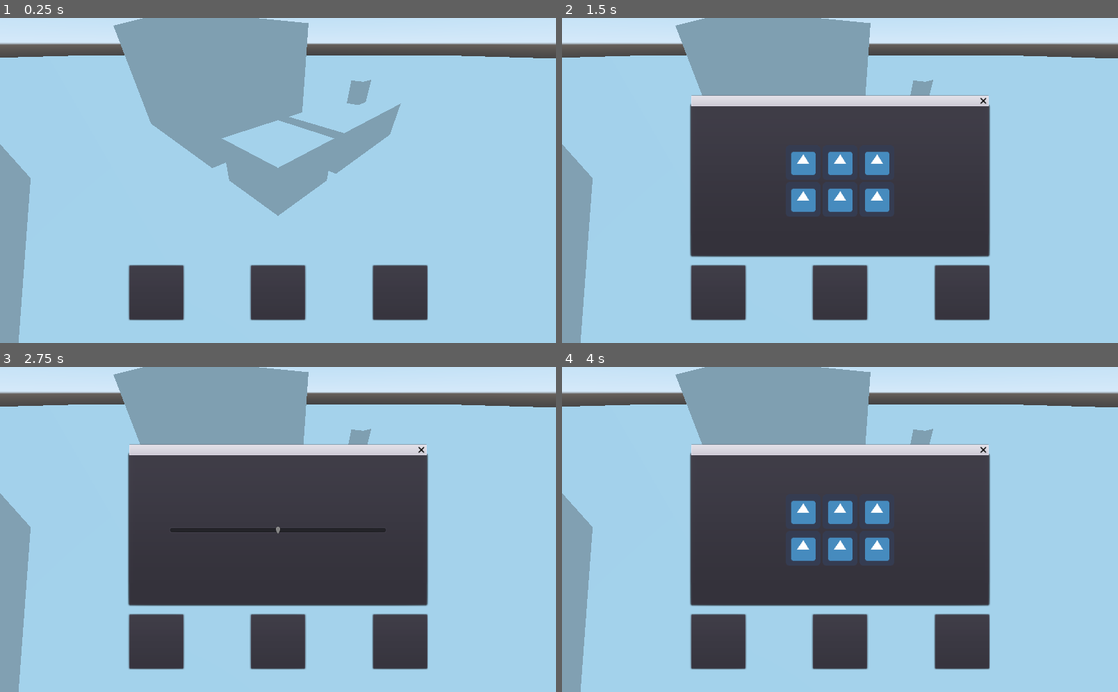
Above: before the commit, frames 1-4 (two rows, left to right).
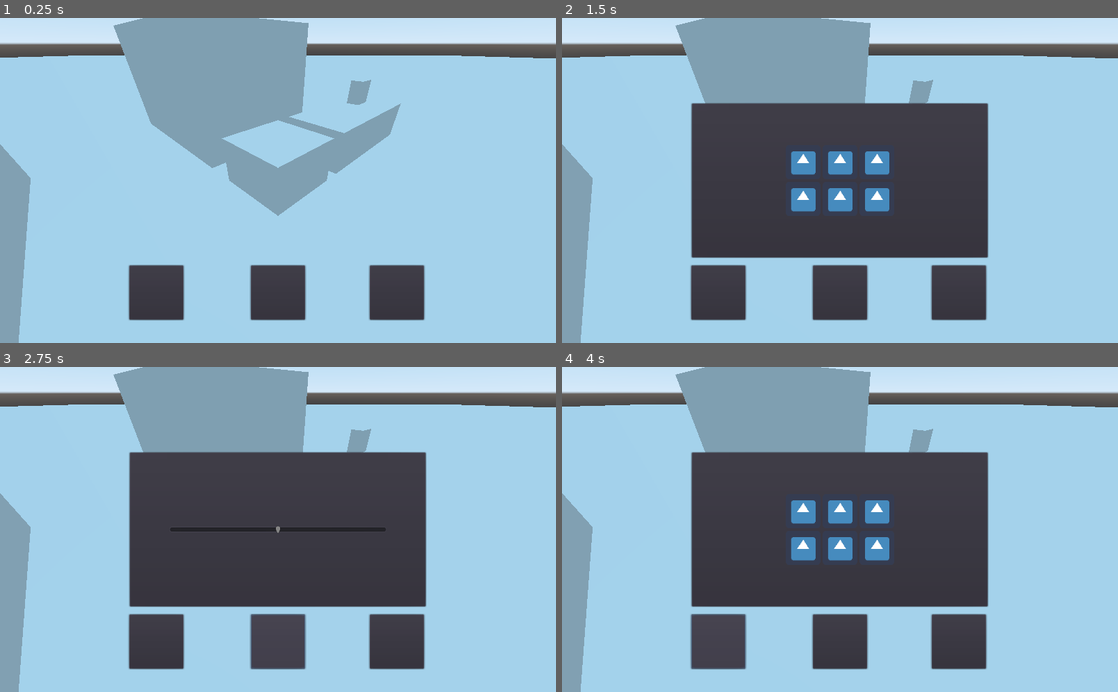
Above: after the commit, the same moments.

Repository: Rhowea/DDUEksamensprojekt
Game: Godot game, scene res://World.tscn
Two runs of this game, one before a commit and one after it. Both use one fixed random seed, a clock stepped at 60 frames per second and the inputs below. The engine's default icon, where the game draws it, is replaced by a stand-in: a white triangle on a blue panel in a dark square.
Inputs (mouse positions are in pixels of both pictures, inside the frame that each line leads up to; where the layout moved, square brackets give the same spot in the first picture):
- Up to frame 1 (0.25 s): no input
- Up to frame 2 (1.5 s): click (717, 291) at 0.5 s; click (801, 180) at 1.25 s
- Up to frame 3 (2.75 s): click (278, 640) at 2 s
- Up to frame 4 (4 s): click (956, 640) [962, 640] at 2.75 s; click (717, 640) at 3.5 s

The runs differ from the first frame. In frame 1, 0.3% of the frame differs, in the area x 66-77%, y 75-94%; in frame 2, 3.1%; in frame 3, 3.1%; in frame 4, 3.1%, in the area x 23-77%, y 23-94%.

Commit message:
UI Scaling and Node choice

Diff:
--- a/Scripts/UI.gd
+++ b/Scripts/UI.gd
@@ -1,9 +1,9 @@
 extends Control
 
-onready var window = $WindowDialog
-onready var set1 = $WindowDialog/Set1
-onready var set2 = $WindowDialog/Set2
-onready var set3 = $WindowDialog/Set3
+onready var window = $Panel
+onready var set1 = $Panel/Set1
+onready var set2 = $Panel/Set2
+onready var set3 = $Panel/Set3
 
 var set1Interacted = false
 var set2Interacted = false
@@ -11,7 +11,7 @@
 
 func _on_Button1_pressed():
 	if window.visible == false:
-		window.popup()
+		window.visible = true
 		print(window.visible)
 	set1.visible = true
 	set2.visible = false
@@ -19,7 +19,7 @@
 
 func _on_Button2_pressed():
 	if window.visible == false:
-		window.popup()
+		window.visible = true
 		print(window.visible)
 	set1.visible = false
 	set2.visible = true
@@ -27,7 +27,7 @@
 
 func _on_Button3_pressed():
 	if window.visible == false:
-		window.popup()
+		window.visible = true
 		print(window.visible)
 	set1.visible = false
 	set2.visible = false
@@ -54,3 +54,4 @@
 func checkForReady():
 	if set1Interacted == true and set2Interacted == true and set3Interacted == true:
 		print("Ready to calculate")
+		$Button4.visible = true
--- /dev/null
+++ b/Scripts/Window.gd
@@ -0,0 +1,4 @@
+extends PanelContainer
+
+func _on_ExitButton_pressed():
+	visible = false
--- a/World.tscn
+++ b/World.tscn
@@ -8,6 +8,9 @@
 [ext_resource path="res://Scripts/Set2.gd" type="Script" id=6]
 [ext_resource path="res://Scripts/Set3.gd" type="Script" id=7]
 [ext_resource path="res://3d/Scenes/Skitse1.tscn" type="PackedScene" id=8]
+[ext_resource path="res://Scripts/Window.gd" type="Script" id=9]
+
+[sub_resource type="Theme" id=2]
 
 [sub_resource type="PlaneMesh" id=1]
 size = Vector2( 200, 200 )
@@ -20,86 +23,94 @@
 fov = 80.0
 
 [node name="Control" type="Control" parent="Camera"]
+anchor_right = 1.0
+anchor_bottom = 1.0
+margin_left = 512.0
+margin_top = 300.0
+margin_right = -512.0
+margin_bottom = -300.0
+grow_horizontal = 2
+grow_vertical = 2
+script = ExtResource( 1 )
+
+[node name="Panel" type="PanelContainer" parent="Camera/Control"]
+visible = false
+margin_left = -274.5
+margin_top = -144.0
+margin_right = 274.5
+margin_bottom = 144.0
+grow_horizontal = 2
+grow_vertical = 2
+theme = SubResource( 2 )
+script = ExtResource( 9 )
+
+[node name="TextureButton" type="TextureButton" parent="Camera/Control/Panel"]
+visible = false
+margin_left = 7.0
+margin_top = 7.0
+margin_right = 542.0
+margin_bottom = 281.0
+texture_normal = ExtResource( 2 )
+
+[node name="Set1" type="Control" parent="Camera/Control/Panel"]
+visible = false
+margin_left = 7.0
+margin_top = 7.0
+margin_right = 542.0
+margin_bottom = 281.0
+script = ExtResource( 3 )
+
+[node name="VBoxContainer" type="VBoxContainer" parent="Camera/Control/Panel/Set1"]
 anchor_left = 0.5
 anchor_top = 0.5
 anchor_right = 0.5
 anchor_bottom = 0.5
-script = ExtResource( 1 )
-
-[node name="WindowDialog" type="WindowDialog" parent="Camera/Control"]
-visible = true
-anchor_left = 0.5
-anchor_top = 0.5
-anchor_right = 0.5
-anchor_bottom = 0.5
-margin_left = -274.0
-margin_top = -137.0
-margin_right = 274.0
-margin_bottom = 139.0
-
-[node name="Set1" type="Control" parent="Camera/Control/WindowDialog"]
-visible = false
-anchor_left = 0.5
-anchor_top = 0.5
-anchor_right = 0.5
-anchor_bottom = 0.5
-margin_left = -20.0
-margin_top = -20.0
-margin_right = 20.0
-margin_bottom = 20.0
-script = ExtResource( 3 )
-
-[node name="VBoxContainer" type="VBoxContainer" parent="Camera/Control/WindowDialog/Set1"]
-anchor_left = 0.5
-anchor_top = 0.5
-anchor_right = 0.5
-anchor_bottom = 0.5
-margin_left = -270.0
-margin_top = -135.0
-margin_right = 270.0
-margin_bottom = 135.0
-alignment = 1
-
-[node name="HBoxContainer" type="HBoxContainer" parent="Camera/Control/WindowDialog/Set1/VBoxContainer"]
-margin_top = 103.0
-margin_right = 540.0
-margin_bottom = 167.0
-alignment = 1
-
-[node name="Slot1" type="TextureButton" parent="Camera/Control/WindowDialog/Set1/VBoxContainer/HBoxContainer"]
-margin_left = 170.0
-margin_right = 234.0
+margin_left = -235.0
+margin_top = -105.0
+margin_right = 235.0
+margin_bottom = 105.0
+alignment = 1
+
+[node name="HBoxContainer" type="HBoxContainer" parent="Camera/Control/Panel/Set1/VBoxContainer"]
+margin_top = 73.0
+margin_right = 470.0
+margin_bottom = 137.0
+alignment = 1
+
+[node name="Slot1" type="TextureButton" parent="Camera/Control/Panel/Set1/VBoxContainer/HBoxContainer"]
+margin_left = 135.0
+margin_right = 199.0
 margin_bottom = 64.0
 action_mode = 0
 texture_normal = ExtResource( 2 )
 script = ExtResource( 5 )
 
-[node name="Slot2" type="TextureButton" parent="Camera/Control/WindowDialog/Set1/VBoxContainer/HBoxContainer"]
-margin_left = 238.0
-margin_right = 302.0
+[node name="Slot2" type="TextureButton" parent="Camera/Control/Panel/Set1/VBoxContainer/HBoxContainer"]
+margin_left = 203.0
+margin_right = 267.0
 margin_bottom = 64.0
 action_mode = 0
 texture_normal = ExtResource( 2 )
 script = ExtResource( 5 )
 slotNumber = 1
 
-[node name="Slot3" type="TextureButton" parent="Camera/Control/WindowDialog/Set1/VBoxContainer/HBoxContainer"]
-margin_left = 306.0
-margin_right = 370.0
+[node name="Slot3" type="TextureButton" parent="Camera/Control/Panel/Set1/VBoxContainer/HBoxContainer"]
+margin_left = 271.0
+margin_right = 335.0
 margin_bottom = 64.0
 action_mode = 0
 texture_normal = ExtResource( 2 )
 script = ExtResource( 5 )
 slotNumber = 2
 
-[node name="Ingredients1" type="HBoxContainer" parent="Camera/Control/WindowDialog/Set1/VBoxContainer"]
+[node name="Ingredients1" type="HBoxContainer" parent="Camera/Control/Panel/Set1/VBoxContainer"]
 visible = false
 margin_top = 137.0
 margin_right = 540.0
 margin_bottom = 201.0
 alignment = 1
 
-[node name="Veg1" type="TextureRect" parent="Camera/Control/WindowDialog/Set1/VBoxContainer/Ingredients1"]
+[node name="Veg1" type="TextureRect" parent="Camera/Control/Panel/Set1/VBoxContainer/Ingredients1"]
 margin_left = 170.0
 margin_right = 234.0
 margin_bottom = 64.0
@@ -107,7 +118,7 @@
 script = ExtResource( 4 )
 ingredientName = "Carrot"
 
-[node name="Veg2" type="TextureRect" parent="Camera/Control/WindowDialog/Set1/VBoxContainer/Ingredients1"]
+[node name="Veg2" type="TextureRect" parent="Camera/Control/Panel/Set1/VBoxContainer/Ingredients1"]
 margin_left = 238.0
 margin_right = 302.0
 margin_bottom = 64.0
@@ -115,7 +126,7 @@
 script = ExtResource( 4 )
 ingredientName = "Potato"
 
-[node name="Veg3" type="TextureRect" parent="Camera/Control/WindowDialog/Set1/VBoxContainer/Ingredients1"]
+[node name="Veg3" type="TextureRect" parent="Camera/Control/Panel/Set1/VBoxContainer/Ingredients1"]
 margin_left = 306.0
 margin_right = 370.0
 margin_bottom = 64.0
@@ -123,14 +134,14 @@
 script = ExtResource( 4 )
 ingredientName = "Tomato"
 
-[node name="Ingredients2" type="HBoxContainer" parent="Camera/Control/WindowDialog/Set1/VBoxContainer"]
+[node name="Ingredients2" type="HBoxContainer" parent="Camera/Control/Panel/Set1/VBoxContainer"]
 visible = false
 margin_top = 171.0
 margin_right = 540.0
 margin_bottom = 235.0
 alignment = 1
 
-[node name="Meat1" type="TextureRect" parent="Camera/Control/WindowDialog/Set1/VBoxContainer/Ingredients2"]
+[node name="Meat1" type="TextureRect" parent="Camera/Control/Panel/Set1/VBoxContainer/Ingredients2"]
 margin_left = 136.0
 margin_right = 200.0
 margin_bottom = 64.0
@@ -138,7 +149,7 @@
 script = ExtResource( 4 )
 ingredientName = "Soy Beans"
 
-[node name="Meat2" type="TextureRect" parent="Camera/Control/WindowDialog/Set1/VBoxContainer/Ingredients2"]
+[node name="Meat2" type="TextureRect" parent="Camera/Control/Panel/Set1/VBoxContainer/Ingredients2"]
 margin_left = 204.0
 margin_right = 268.0
 margin_bottom = 64.0
@@ -146,7 +157,7 @@
 script = ExtResource( 4 )
 ingredientName = "Fish"
 
-[node name="Meat3" type="TextureRect" parent="Camera/Control/WindowDialog/Set1/VBoxContainer/Ingredients2"]
+[node name="Meat3" type="TextureRect" parent="Camera/Control/Panel/Set1/VBoxContainer/Ingredients2"]
 margin_left = 272.0
 margin_right = 336.0
 margin_bottom = 64.0
@@ -154,7 +165,7 @@
 script = ExtResource( 4 )
 ingredientName = "Beef"
 
-[node name="Meat4" type="TextureRect" parent="Camera/Control/WindowDialog/Set1/VBoxContainer/Ingredients2"]
+[node name="Meat4" type="TextureRect" parent="Camera/Control/Panel/Set1/VBoxContainer/Ingredients2"]
 margin_left = 340.0
 margin_right = 404.0
 margin_bottom = 64.0
@@ -162,14 +173,14 @@
 script = ExtResource( 4 )
 ingredientName = "Chicken"
 
-[node name="Ingredients3" type="HBoxContainer" parent="Camera/Control/WindowDialog/Set1/VBoxContainer"]
+[node name="Ingredients3" type="HBoxContainer" parent="Camera/Control/Panel/Set1/VBoxContainer"]
 visible = false
 margin_top = 205.0
 margin_right = 540.0
 margin_bottom = 269.0
 alignment = 1
 
-[node name="Drink1" type="TextureRect" parent="Camera/Control/WindowDialog/Set1/VBoxContainer/Ingredients3"]
+[node name="Drink1" type="TextureRect" parent="Camera/Control/Panel/Set1/VBoxContainer/Ingredients3"]
 margin_left = 170.0
 margin_right = 234.0
 margin_bottom = 64.0
@@ -177,7 +188,7 @@
 script = ExtResource( 4 )
 ingredientName = "Water"
 
-[node name="Drink2" type="TextureRect" parent="Camera/Control/WindowDialog/Set1/VBoxContainer/Ingredients3"]
+[node name="Drink2" type="TextureRect" parent="Camera/Control/Panel/Set1/VBoxContainer/Ingredients3"]
 margin_left = 238.0
 margin_right = 302.0
 margin_bottom = 64.0
@@ -185,7 +196,7 @@
 script = ExtResource( 4 )
 ingredientName = "Soda"
 
-[node name="Drink3" type="TextureRect" parent="Camera/Control/WindowDialog/Set1/VBoxContainer/Ingredients3"]
+[node name="Drink3" type="TextureRect" parent="Camera/Control/Panel/Set1/VBoxContainer/Ingredients3"]
 margin_left = 306.0
 margin_right = 370.0
 margin_bottom = 64.0
@@ -193,19 +204,15 @@
 script = ExtResource( 4 )
 ingredientName = "Energy Drink"
 
-[node name="Set2" type="Control" parent="Camera/Control/WindowDialog"]
-visible = false
-anchor_left = 0.5
-anchor_top = 0.5
-anchor_right = 0.5
-anchor_bottom = 0.5
-margin_left = -20.0
-margin_top = -20.0
-margin_right = 20.0
-margin_bottom = 20.0
+[node name="Set2" type="Control" parent="Camera/Control/Panel"]
+visible = false
+margin_left = 7.0
+margin_top = 7.0
+margin_right = 542.0
+margin_bottom = 281.0
 script = ExtResource( 6 )
 
-[node name="HSlider" type="HSlider" parent="Camera/Control/WindowDialog/Set2"]
+[node name="HSlider" type="HSlider" parent="Camera/Control/Panel/Set2"]
 anchor_left = 0.5
 anchor_top = 0.5
 anchor_right = 0.5
@@ -218,19 +225,15 @@
 step = 0.1
 value = 0.5
 
-[node name="Set3" type="Control" parent="Camera/Control/WindowDialog"]
-visible = false
-anchor_left = 0.5
-anchor_top = 0.5
-anchor_right = 0.5
-anchor_bottom = 0.5
-margin_left = -20.0
-margin_top = -20.0
-margin_right = 20.0
-margin_bottom = 20.0
+[node name="Set3" type="Control" parent="Camera/Control/Panel"]
+visible = false
+margin_left = 7.0
+margin_top = 7.0
+margin_right = 542.0
+margin_bottom = 281.0
 script = ExtResource( 7 )
 
-[node name="HSlider" type="HSlider" parent="Camera/Control/WindowDialog/Set3"]
+[node name="HSlider" type="HSlider" parent="Camera/Control/Panel/Set3"]
 anchor_left = 0.5
 anchor_top = 0.5
 anchor_right = 0.5
@@ -244,9 +247,7 @@
 value = 0.5
 
 [node name="Button1" type="Button" parent="Camera/Control"]
-anchor_left = 0.5
 anchor_top = 1.0
-anchor_right = 0.5
 anchor_bottom = 1.0
 margin_left = -274.0
 margin_top = 157.0
@@ -266,13 +267,25 @@
 action_mode = 0
 
 [node name="Button3" type="Button" parent="Camera/Control"]
-anchor_left = 0.5
+anchor_left = 1.0
 anchor_top = 1.0
-anchor_right = 0.5
-anchor_bottom = 1.0
-margin_left = 175.0
+anchor_right = 1.0
+anchor_bottom = 1.0
+margin_left = 169.0
 margin_top = 157.0
-margin_right = 275.0
+margin_right = 269.0
+margin_bottom = 257.0
+action_mode = 0
+
+[node name="Button4" type="Button" parent="Camera/Control"]
+visible = false
+anchor_left = 1.0
+anchor_top = 1.0
+anchor_right = 1.0
+anchor_bottom = 1.0
+margin_left = 362.0
+margin_top = 157.0
+margin_right = 462.0
 margin_bottom = 257.0
 action_mode = 0
 
@@ -282,18 +295,18 @@
 transform = Transform( 1, 0, 0, 0, 1, 0, 0, 0, 1, -49.982, 0, -40.7995 )
 mesh = SubResource( 1 )
 
-[connection signal="popup_hide" from="Camera/Control/WindowDialog" to="Camera/Control" method="_on_WindowDialog_popup_hide"]
-[connection signal="has_interacted" from="Camera/Control/WindowDialog/Set1" to="Camera/Control" method="_on_Set1_has_interacted"]
-[connection signal="contents_updated" from="Camera/Control/WindowDialog/Set1/VBoxContainer/HBoxContainer/Slot1" to="Camera/Control/WindowDialog/Set1" method="_on_slot_contents_updated"]
-[connection signal="pressed" from="Camera/Control/WindowDialog/Set1/VBoxContainer/HBoxContainer/Slot1" to="Camera/Control/WindowDialog/Set1" method="_on_TextureButton1_pressed"]
-[connection signal="contents_updated" from="Camera/Control/WindowDialog/Set1/VBoxContainer/HBoxContainer/Slot2" to="Camera/Control/WindowDialog/Set1" method="_on_slot_contents_updated"]
-[connection signal="pressed" from="Camera/Control/WindowDialog/Set1/VBoxContainer/HBoxContainer/Slot2" to="Camera/Control/WindowDialog/Set1" method="_on_TextureButton2_pressed"]
-[connection signal="contents_updated" from="Camera/Control/WindowDialog/Set1/VBoxContainer/HBoxContainer/Slot3" to="Camera/Control/WindowDialog/Set1" method="_on_slot_contents_updated"]
-[connection signal="pressed" from="Camera/Control/WindowDialog/Set1/VBoxContainer/HBoxContainer/Slot3" to="Camera/Control/WindowDialog/Set1" method="_on_TextureButton3_pressed"]
-[connection signal="has_interacted" from="Camera/Control/WindowDialog/Set2" to="Camera/Control" method="_on_Set2_has_interacted"]
-[connection signal="drag_ended" from="Camera/Control/WindowDialog/Set2/HSlider" to="Camera/Control/WindowDialog/Set2" method="_on_HSlider_drag_ended"]
-[connection signal="has_interacted" from="Camera/Control/WindowDialog/Set3" to="Camera/Control" method="_on_Set3_has_interacted"]
-[connection signal="drag_ended" from="Camera/Control/WindowDialog/Set3/HSlider" to="Camera/Control/WindowDialog/Set3" method="_on_HSlider_drag_ended"]
+[connection signal="pressed" from="Camera/Control/Panel/TextureButton" to="Camera/Control/Panel" method="_on_ExitButton_pressed"]
+[connection signal="has_interacted" from="Camera/Control/Panel/Set1" to="Camera/Control" method="_on_Set1_has_interacted"]
+[connection signal="contents_updated" from="Camera/Control/Panel/Set1/VBoxContainer/HBoxContainer/Slot1" to="Camera/Control/Panel/Set1" method="_on_slot_contents_updated"]
+[connection signal="pressed" from="Camera/Control/Panel/Set1/VBoxContainer/HBoxContainer/Slot1" to="Camera/Control/Panel/Set1" method="_on_TextureButton1_pressed"]
+[connection signal="contents_updated" from="Camera/Control/Panel/Set1/VBoxContainer/HBoxContainer/Slot2" to="Camera/Control/Panel/Set1" method="_on_slot_contents_updated"]
+[connection signal="pressed" from="Camera/Control/Panel/Set1/VBoxContainer/HBoxContainer/Slot2" to="Camera/Control/Panel/Set1" method="_on_TextureButton2_pressed"]
+[connection signal="contents_updated" from="Camera/Control/Panel/Set1/VBoxContainer/HBoxContainer/Slot3" to="Camera/Control/Panel/Set1" method="_on_slot_contents_updated"]
+[connection signal="pressed" from="Camera/Control/Panel/Set1/VBoxContainer/HBoxContainer/Slot3" to="Camera/Control/Panel/Set1" method="_on_TextureButton3_pressed"]
+[connection signal="has_interacted" from="Camera/Control/Panel/Set2" to="Camera/Control" method="_on_Set2_has_interacted"]
+[connection signal="drag_ended" from="Camera/Control/Panel/Set2/HSlider" to="Camera/Control/Panel/Set2" method="_on_HSlider_drag_ended"]
+[connection signal="has_interacted" from="Camera/Control/Panel/Set3" to="Camera/Control" method="_on_Set3_has_interacted"]
+[connection signal="drag_ended" from="Camera/Control/Panel/Set3/HSlider" to="Camera/Control/Panel/Set3" method="_on_HSlider_drag_ended"]
 [connection signal="pressed" from="Camera/Control/Button1" to="Camera/Control" method="_on_Button1_pressed"]
 [connection signal="pressed" from="Camera/Control/Button2" to="Camera/Control" method="_on_Button2_pressed"]
 [connection signal="pressed" from="Camera/Control/Button3" to="Camera/Control" method="_on_Button3_pressed"]
Not shown: 1 places in World.tscn that only renumber resources
